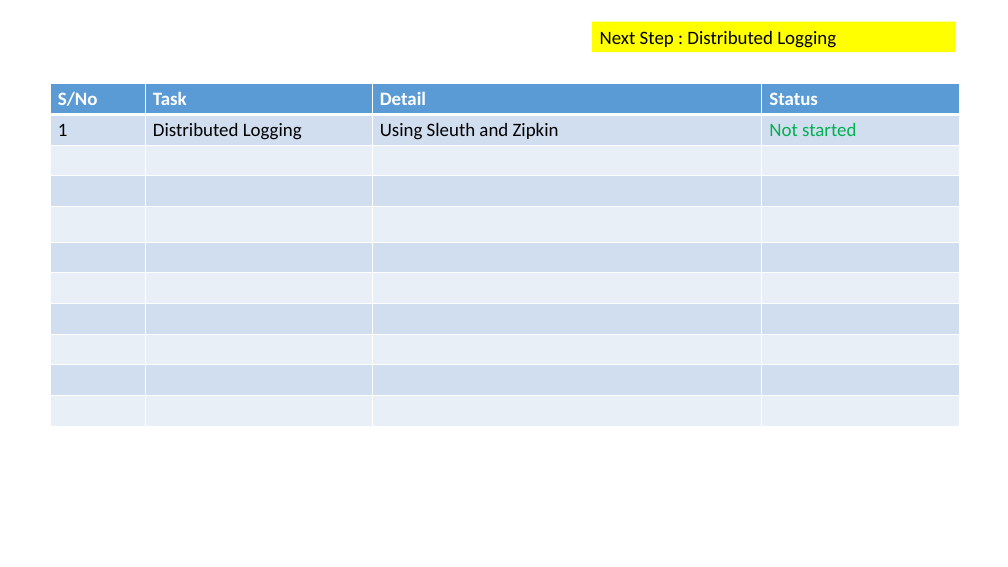
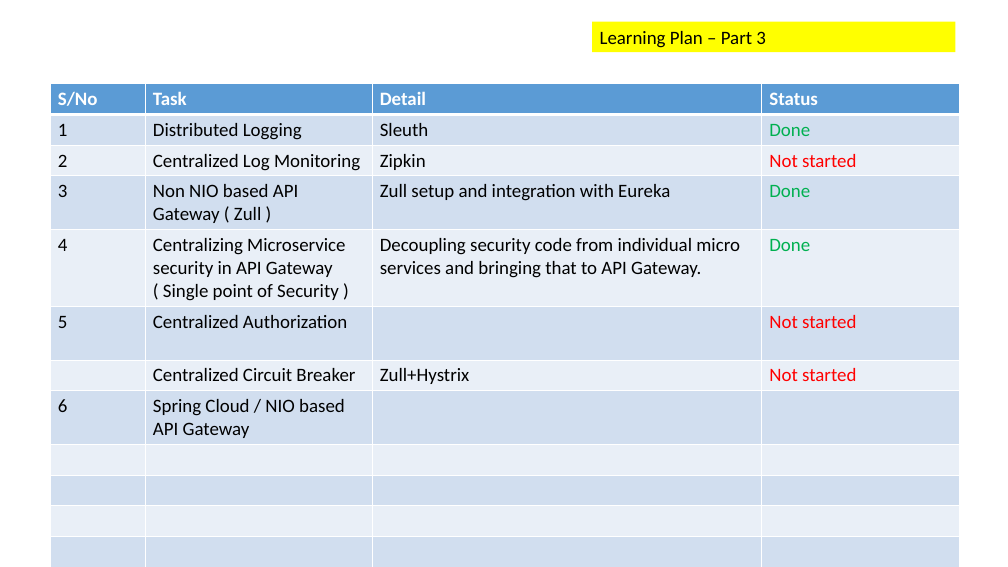
Before and after one commit to krishmetalhead/microservices, a slide deck: slide 19 of Microservice_Architecture_Defined.pptx. Drawn at 1008x567 pixels with LibreOffice and Linux fonts; fonts in the diff are those of the drawing. Boxes give left, top, right and bottom in pixels: in the first picture for what was removed or moved away, otherwise in the second. Text is boxed around its words. In the diff, an @@ line names an element or a change of style, - is before the commit and + after.

```diff
--- a/Microservice_Architecture_Defined.pptx
+++ b/Microservice_Architecture_Defined.pptx
@@ text in rectangle at (x1=600, y1=31, x2=766, y2=48): text changed @@
-Next Step : Distributed Logging
+Learning Plan – Part 3
@@ table at (x1=51, y1=84, x2=960, y2=567) @@
-row 2: 1 | Distributed Logging | Using Sleuth and Zipkin | Not started
+row 2: 1 | Distributed Logging | Sleuth | Done
+row 3: 2 | Centralized Log Monitoring | Zipkin | Not started
+row 4: 3 | Non NIO based API Gateway ( Zull ) | Zull setup and integration with Eureka | Done
+row 5: 4 | Centralizing Microservice security in API Gateway ( Single point of Security ) | Decoupling security code from individual micro services and bringing that to API Gateway. | Done
+row 6: 5 | Centralized Authorization |  | Not started
+row 7:  | Centralized Circuit Breaker | Zull+Hystrix | Not started
+row 8: 6 | Spring Cloud / NIO based API Gateway |  | 
-row 9:  |  |  | 
-row 10:  |  |  | 
-row 11:  |  |  | 
```
Also in this commit, not shown: 2 other slides changed, 1 slide added, 1 slide removed.
